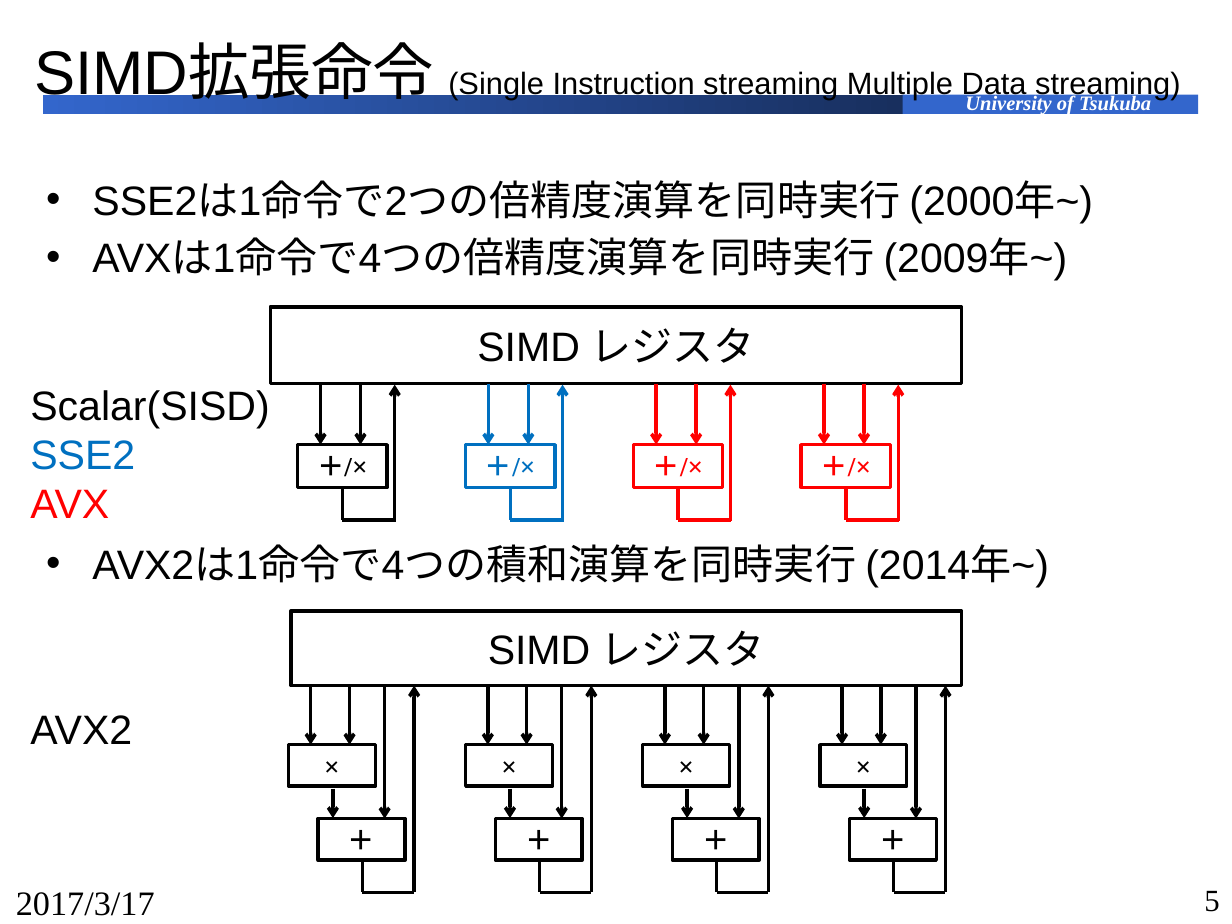
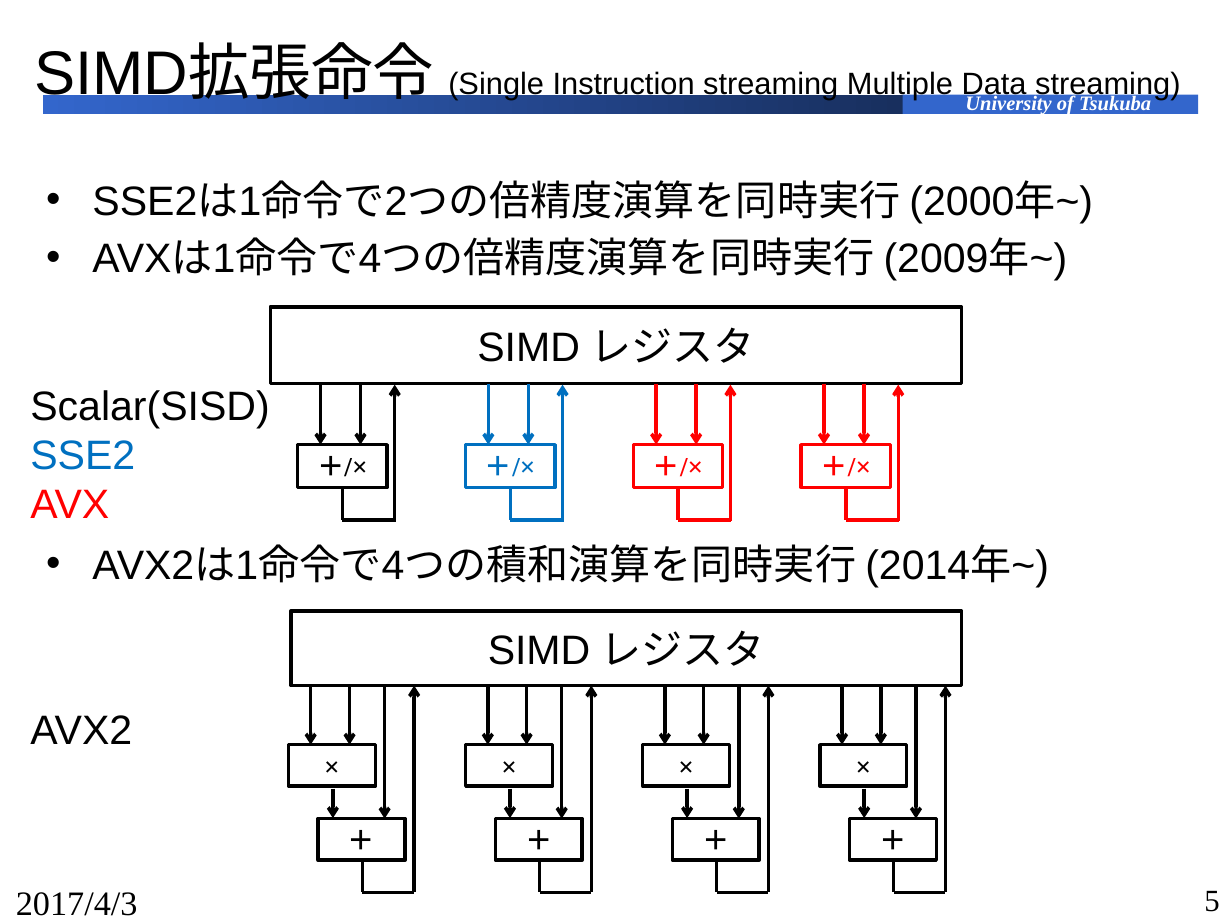
Before and after one commit to ota0410/dd-avx-v2-krylov, a slide deck: slide 5 of doc/DD-AVX.pptx. Drawn at 1232x924 pixels with LibreOffice and Linux fonts; fonts in the diff are those of the drawing. Boxes give left, top, right and bottom in pixels: in the first picture for what was removed or moved away, otherwise in the second. Text is boxed around its words. In the diff, an @@ line names an element or a change of style, - is before the commit and + after.

```diff
--- a/doc/DD-AVX.pptx
+++ b/doc/DD-AVX.pptx
@@ text at <box>16,892,138,916</box>: text changed @@
-2017/3/17
+2017/4/3
```
Also in this commit, not shown: 22 other slides changed, 11 other files.
